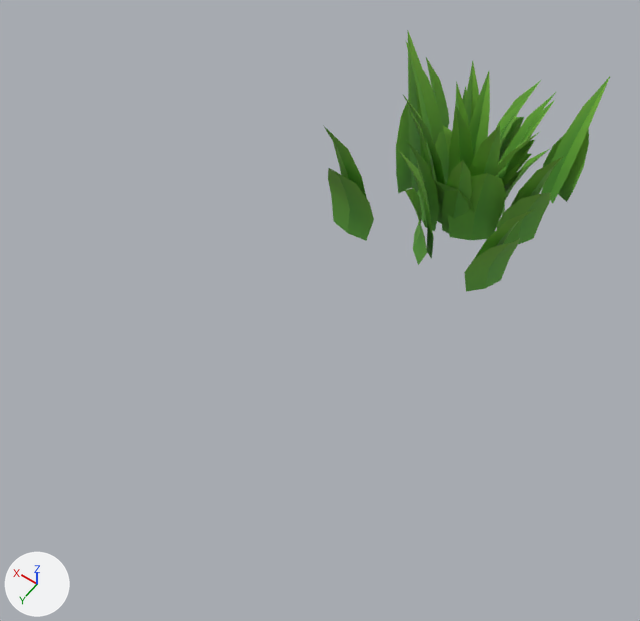
The glTF model glb/assets/grass/grass.glb as it was, and as the next commit left it.
The view is the same before and after, from a camera (50 mm lens) standing at (-5.56, 3.24, 3.49) and looking at (-4.15, 1.26, 0.38). The axes (+X, +Y, +Z) are drawn at lower left. The lights are the same throughout. The older version comes first. Where no turn or scale is listed for an object, it has been applied to the vertices.

The scene before the commit, as lines of its bpy script (objects in view):
```python
ob_grass_1_b_singlesided_color1 = bpy.data.objects.new('Grass_1_B_Singlesided_Color1', me_grass_1_b_singlesided_color1)
ob_grass_1_b_singlesided_color1.location = (-4.189, 0.0, 0.0)
ob_grass_1_d_singlesided_color1 = bpy.data.objects.new('Grass_1_D_Singlesided_Color1', me_grass_1_d_singlesided_color1)
ob_grass_1_d_singlesided_color1.location = (-4.189, 0.0, 0.0)
ob_grass_2_c_singlesided_color1 = bpy.data.objects.new('Grass_2_C_Singlesided_Color1', me_grass_2_c_singlesided_color1)
ob_grass_2_c_singlesided_color1.location = (-4.189, 0.0, 0.0)
ob_grass_2_d_singlesided_color1 = bpy.data.objects.new('Grass_2_D_Singlesided_Color1', me_grass_2_d_singlesided_color1)
ob_grass_2_d_singlesided_color1.location = (-4.189, 0.0, 0.0)
```
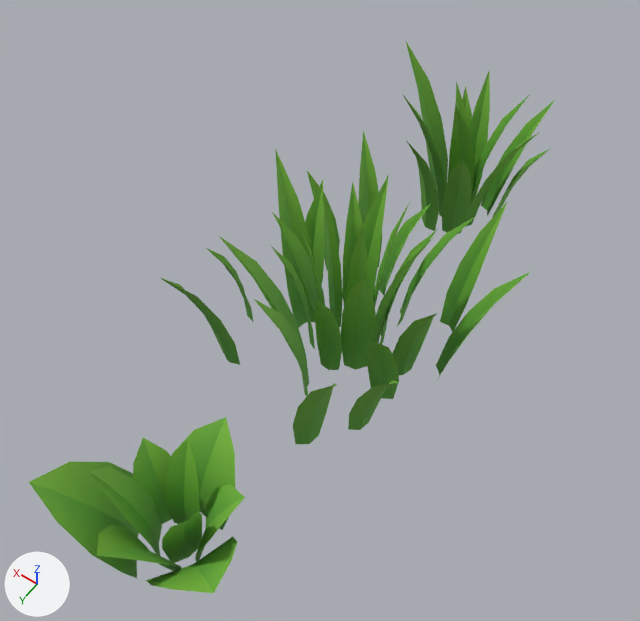
The newer file is also turned or shifted as a whole; pictures and numbers use the older file's frame.

The edits, one by one:
Mesh me_grass_1_b_singlesided_color1_002 is new.
It has 117 vertices, 126 faces and spans x -0.409..0.411, y -0.406..0.343, z -0.06..0.616.
It uses material mat_forest_025 (picture img_forest_texture).
Mesh me_grass_2_d_singlesided_color1_001 is new.
It has 364 vertices, 392 faces and spans x -0.71..0.592, y -0.665..0.703, z -0.046..1.052.
It uses material mat_forest_037 (picture img_forest_texture).
Object 'Grass_1_D_Singlesided_Color1' (ob_grass_1_d_singlesided_color1) is deleted.
Object 'Grass_2_D_Singlesided_Color1' (ob_grass_2_d_singlesided_color1) is deleted.
Object 'Grass_1_B_Singlesided_Color1' (ob_grass_1_b_singlesided_color1) is deleted.
Object 'Grass_3' (ob_grass_3) is new; it shows me_grass_1_b_singlesided_color1_002.
Its location is (-4.189, 2.336, 0.0).
Object 'Grass_2' (ob_grass_2) is new; it shows me_grass_2_d_singlesided_color1_001.
Its location is (-4.189, 1.098, 0.0).

Where the change shows, as pixel boxes [x1, y1, x2, y2] in the pictures (640 x 621 px):
'Grass_2', added (green): after [159, 130, 530, 444]
'Grass_3', added (green): after [29, 417, 245, 593]
'Grass_1_D_Singlesided_Color1', deleted (green): before [328, 103, 589, 292]
'Grass_2_D_Singlesided_Color1', deleted: before [324, 31, 610, 259]
'Grass_1_B_Singlesided_Color1', deleted: before [432, 125, 531, 224]
